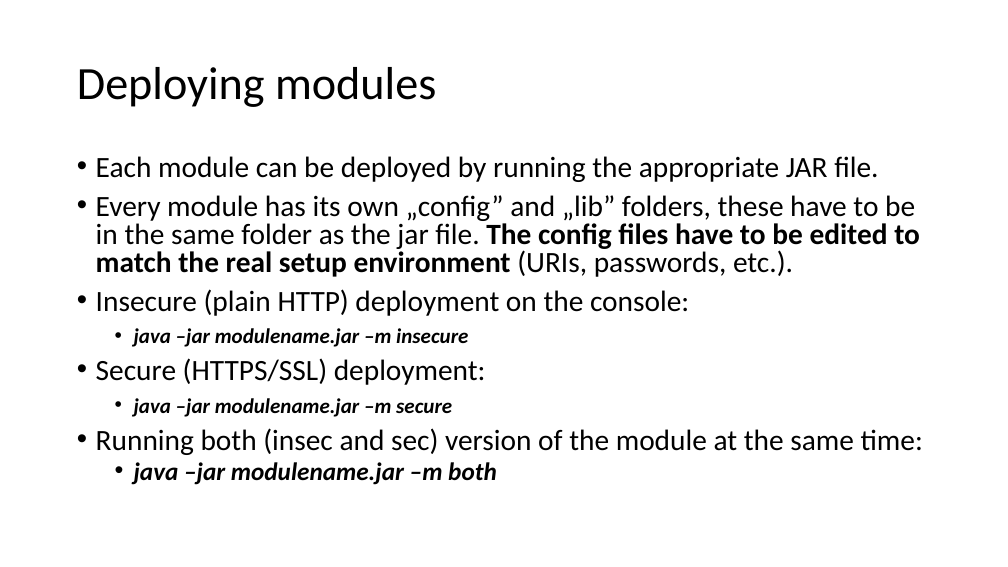
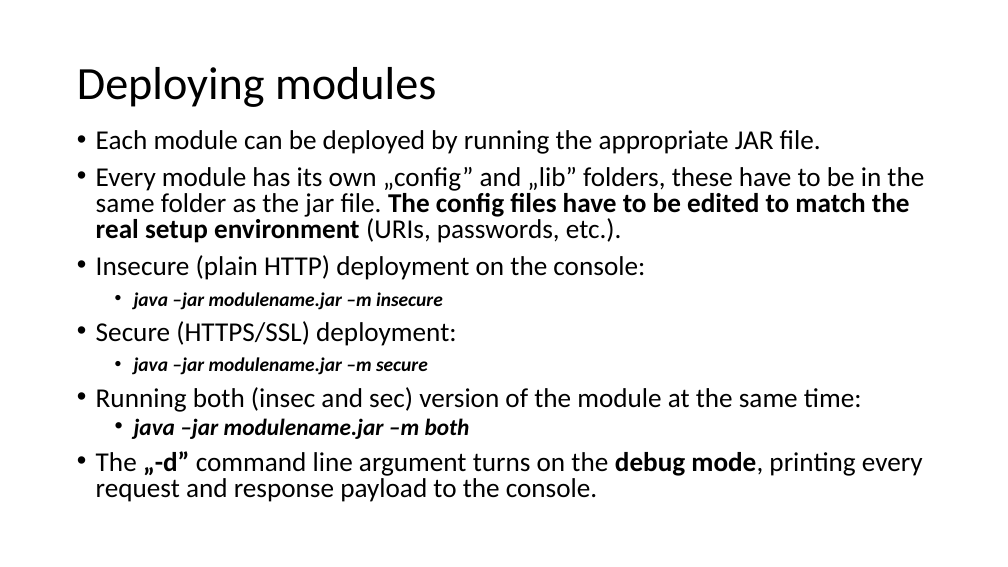
Before and after one commit to hegeduscs/arrowhead, a slide deck: slide 11 of documentation/Quick-Start-Guide-M2.pptx. Drawn at 1008x567 pixels with LibreOffice and Linux fonts; fonts in the diff are those of the drawing. Boxes give left, top, right and bottom in pixels: in the first picture for what was removed or moved away, otherwise in the second. Text is boxed around its words. In the diff, an @@ line names an element or a change of style, - is before the commit and + after.

```diff
--- a/documentation/Quick-Start-Guide-M2.pptx
+++ b/documentation/Quick-Start-Guide-M2.pptx
@@ text "Each module can be deployed ...": place and size @@
-text "Each module can be deployed ..." at [96, 156, 923, 485]
+text "Each module can be deployed ..." at [96, 130, 924, 502]
@@ text at [96, 130, 924, 439]: size 28 to 25.9 pt in "Each module can be deployed by running ...", "Every module has its own „config” and ...", "Insecure (plain HTTP) deployment on the console:", "Secure (HTTPS/SSL) deployment:" and 1 more places; size 20 to 18.5 pt in "java –jar modulename.jar –m insecure", "java –jar modulename.jar –m secure"; size 24 to 22.2 pt in "java –jar modulename.jar –m both" @@
@@ text at [96, 451, 923, 502]: paragraph added @@
+• The „-d” command line argument turns on the debug mode, printing every request and response payload to the console.
```
Also in this commit, not shown: 3 other slides changed, 2 other files.
